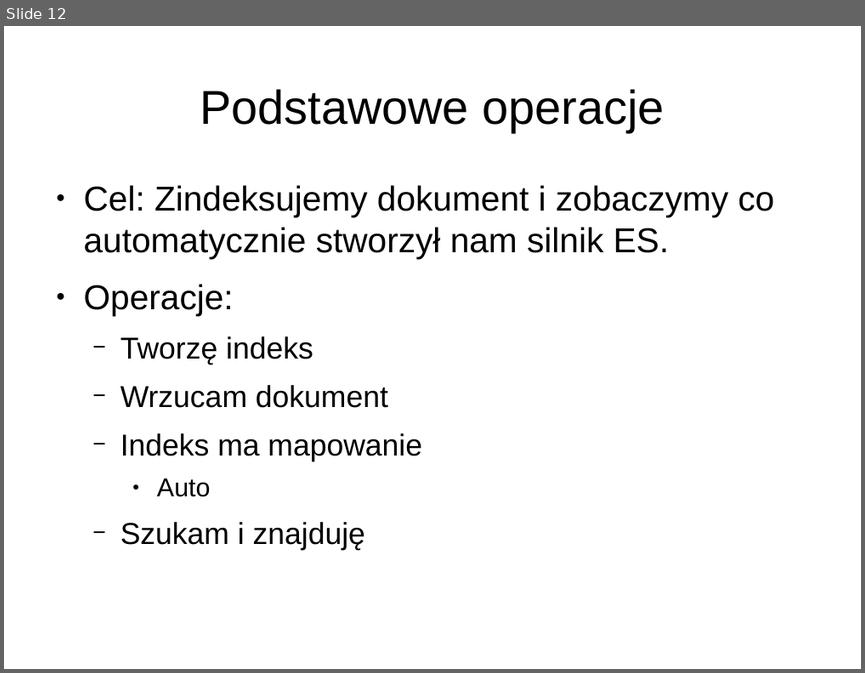
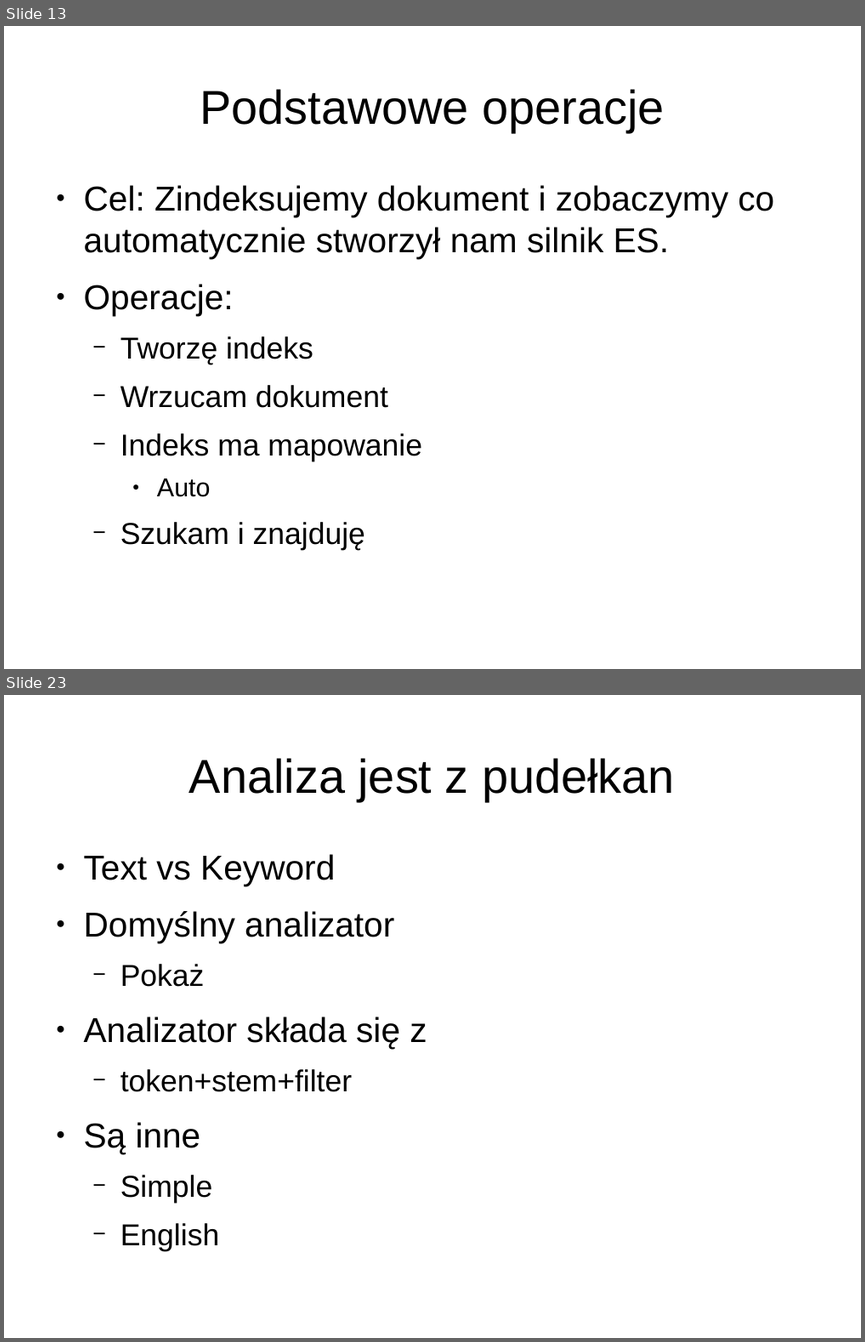
Before and after one commit to lukaszkuczynski/nieszukaj, a slide deck: znajduj.odp. Shown one above the other, each under a label of ours: slide 12 before the commit, slides 13 and 23 after it; the slides between them are not shown. The pictures are 865x673 and 865x1342 pixels, drawn with LibreOffice and Linux fonts; fonts in the diff are those of the drawing. Boxes give left, top, right and bottom in pixels: in the first picture for what was removed or moved away, otherwise in the second. Text is boxed around its words. In the diff, an @@ line names an element or a change of style, - is before the commit and + after.

```diff
--- a/znajduj.odp
+++ b/znajduj.odp
@@ slide 23 added at bbox=[4, 695, 861, 1338], background #FFFFFF @@
@@ title added at bbox=[189, 758, 675, 801], 44 pt, text #000000 @@
+Analiza jest z pudełkan
@@ text added at bbox=[84, 854, 426, 1202], 32 pt, text #000000 @@
+● Text vs Keyword
+● Domyślny analizator
+  − Pokaż
+● Analizator składa się z
+  − token+stem+filter
+● Są inne
+  − Simple
+  − English
@@ what was slide 12 is now slide 13 @@
```
Also in this commit, not shown: 1 slide changed, 11 other slides added, 1 slide removed.
